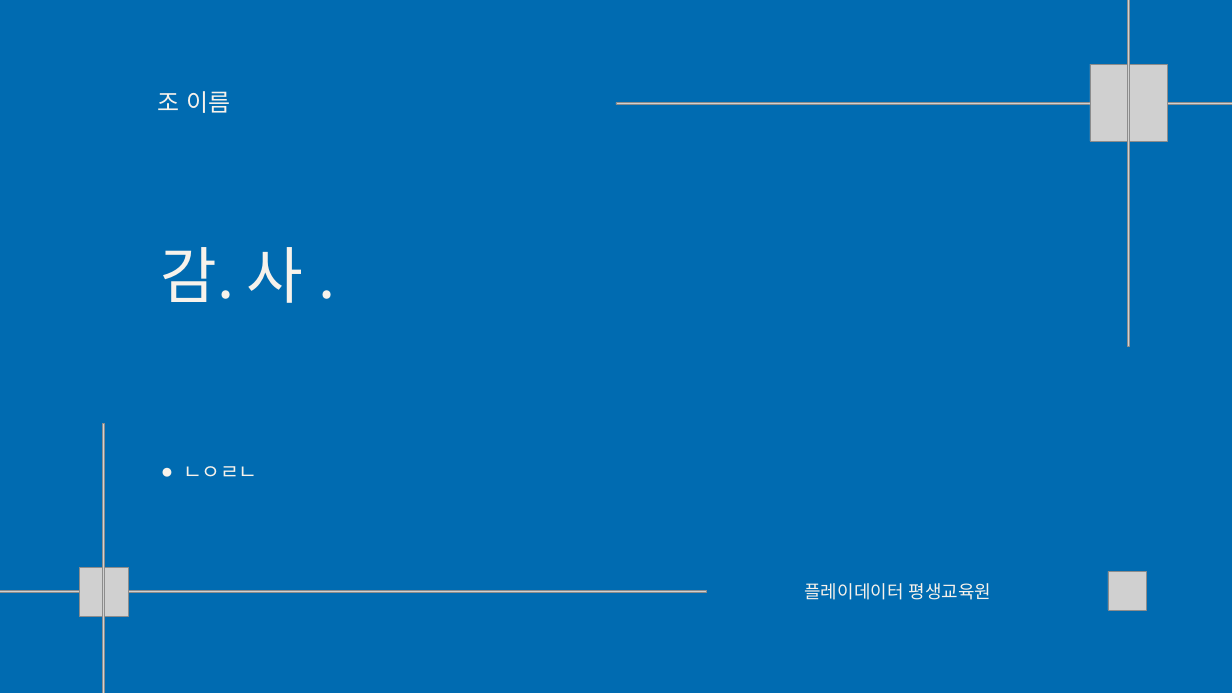
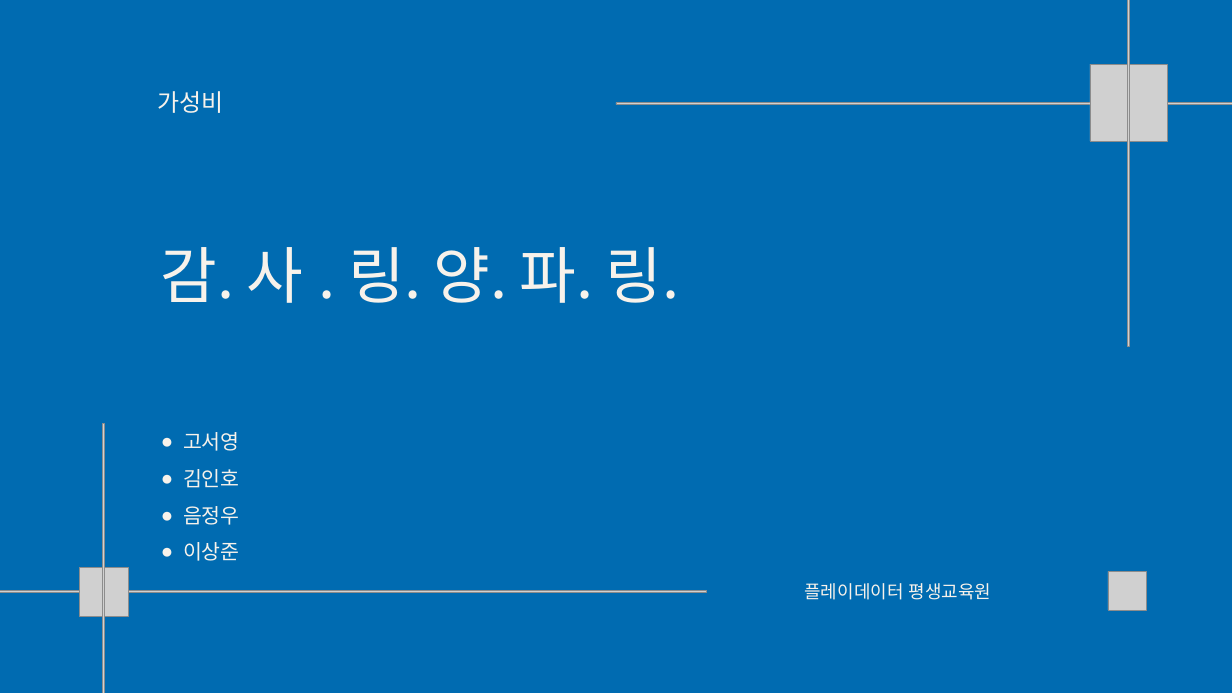
Before and after one commit to Playdata-G-DA35/DA35-final-team2-Item_Classification_RPA, a slide deck: slide 26 of documents/Clothes Detection 모델 결과 보고서.pptx. Drawn at 1232x693 pixels with LibreOffice and Linux fonts; fonts in the diff are those of the drawing; grey boxes stand for pictures; background and template pictures are left out. Boxes give left, top, right and bottom in pixels: in the first picture for what was removed or moved away, otherwise in the second. Text is boxed around its words. In the diff, an @@ line names an element or a change of style, - is before the commit and + after.

```diff
--- a/documents/Clothes Detection 모델 결과 보고서.pptx
+++ b/documents/Clothes Detection 모델 결과 보고서.pptx
@@ text at <box>157,91,223,113</box>: text changed @@
-조 이름
+가성비
@@ text at <box>161,247,680,303</box>: text changed @@
-감. 사 .
+감. 사 . 링. 양. 파. 링.
@@ text at <box>184,432,239,561</box>: text changed @@
-● ㄴㅇㄹㄴ
+● 고서영
+● 김인호
+● 음정우
+● 이상준
```
Also in this commit, not shown: 16 other slides changed, 6 other files.
